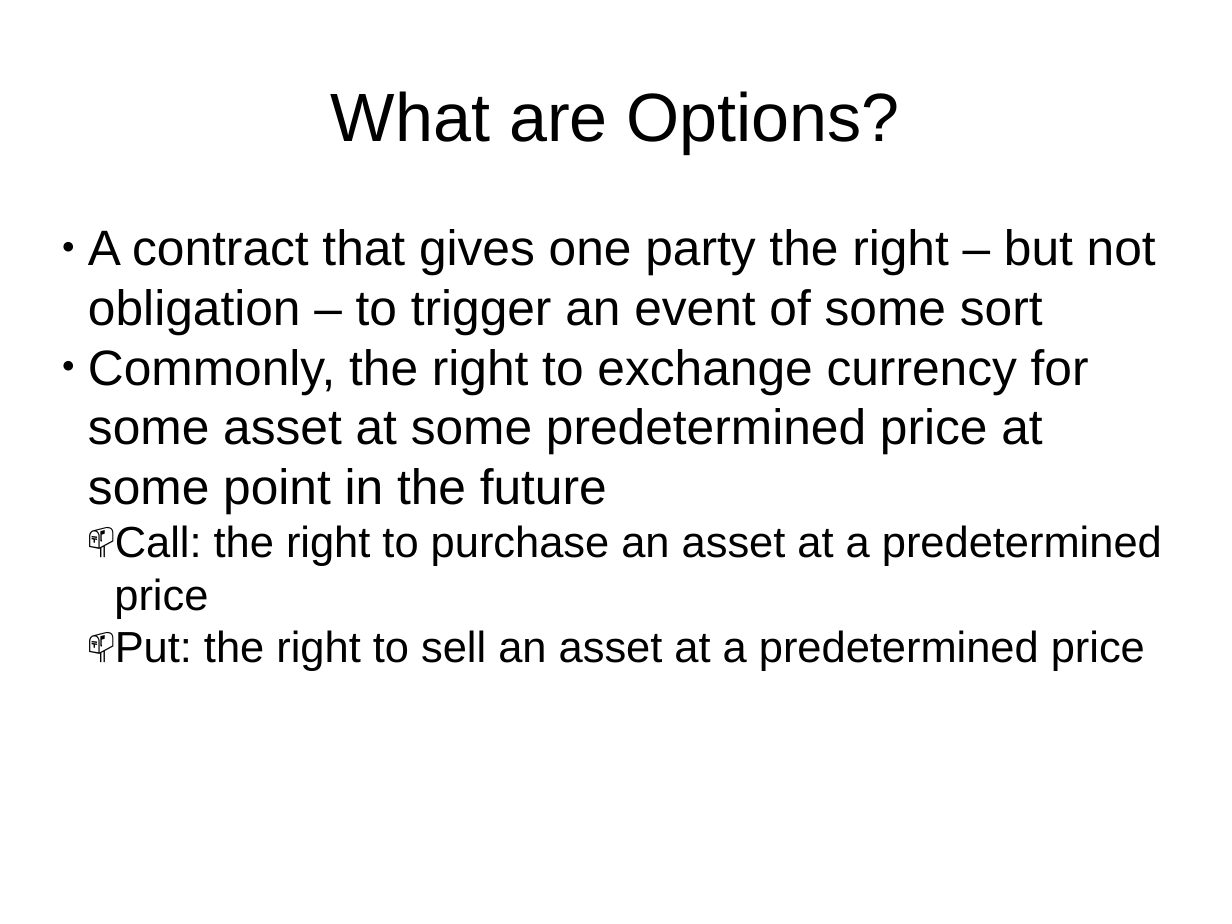
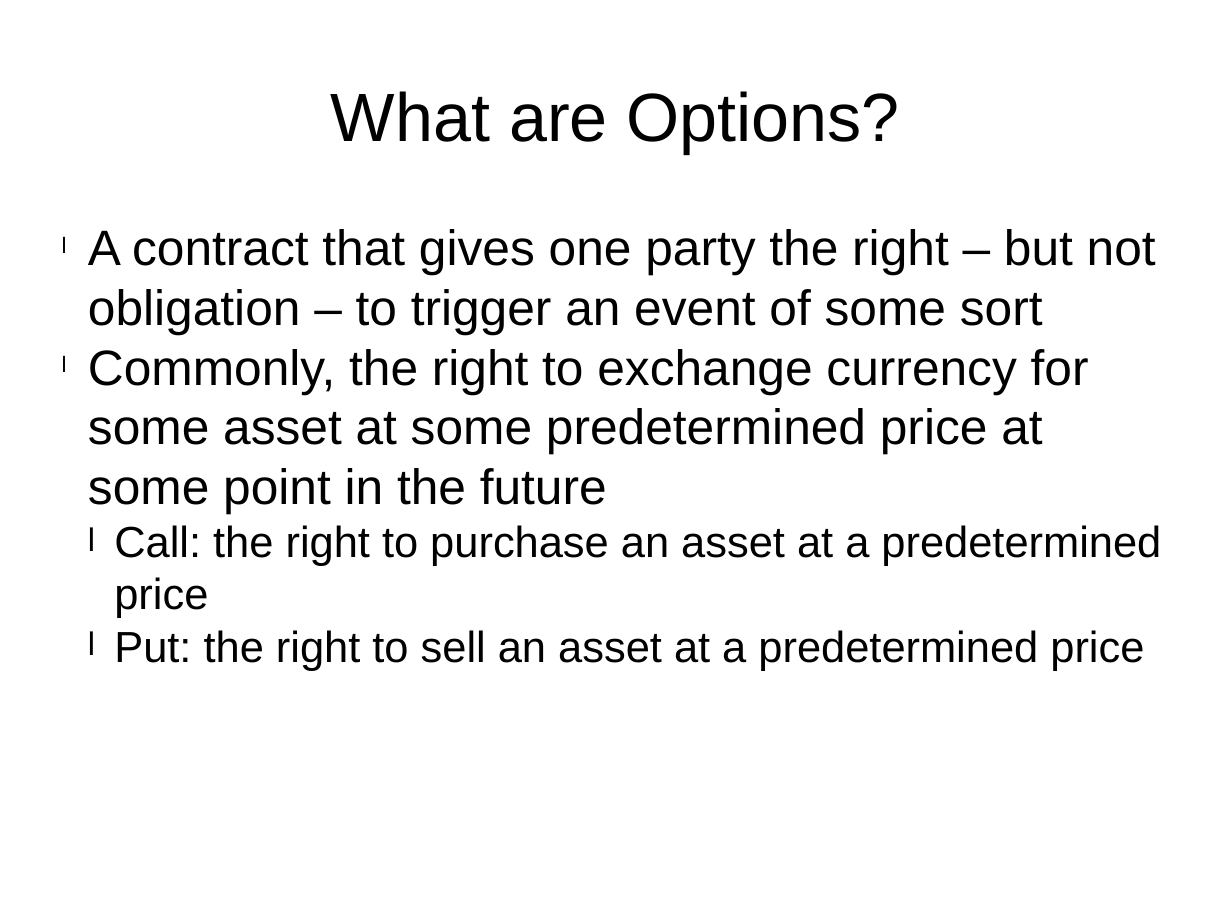
Before and after one commit to HaroldRKingsberg/MLMC, a slide deck: slide 2 of docs/final_presentation.pptx. Drawn at 1232x924 pixels with LibreOffice and Linux fonts; fonts in the diff are those of the drawing. Boxes give left, top, right and bottom in pixels: in the first picture for what was removed or moved away, otherwise in the second. Text is boxed around its words. In the diff, an @@ line names an element or a change of style, - is before the commit and + after.

```diff
--- a/docs/final_presentation.pptx
+++ b/docs/final_presentation.pptx
@@ text "A contract that gives one ..." at (88,229,1161,671): bullet ● to l; bullet 📫 to l @@
```
Also in this commit, not shown: 4 other slides changed.
